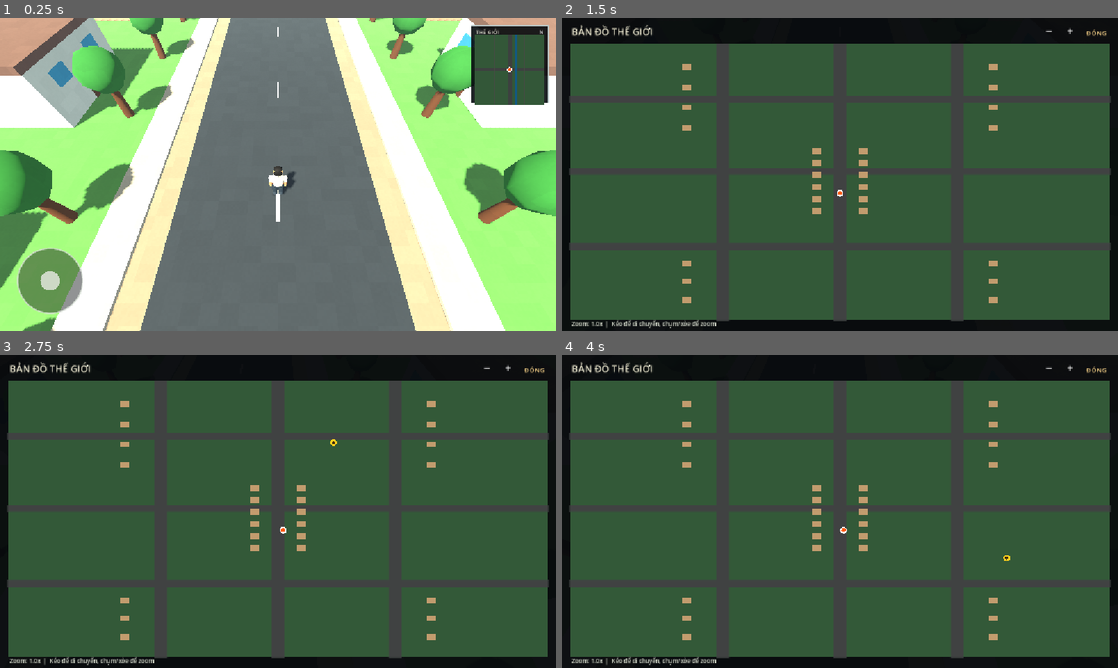
Above: before the commit, frames 1-4 (two rows, left to right).
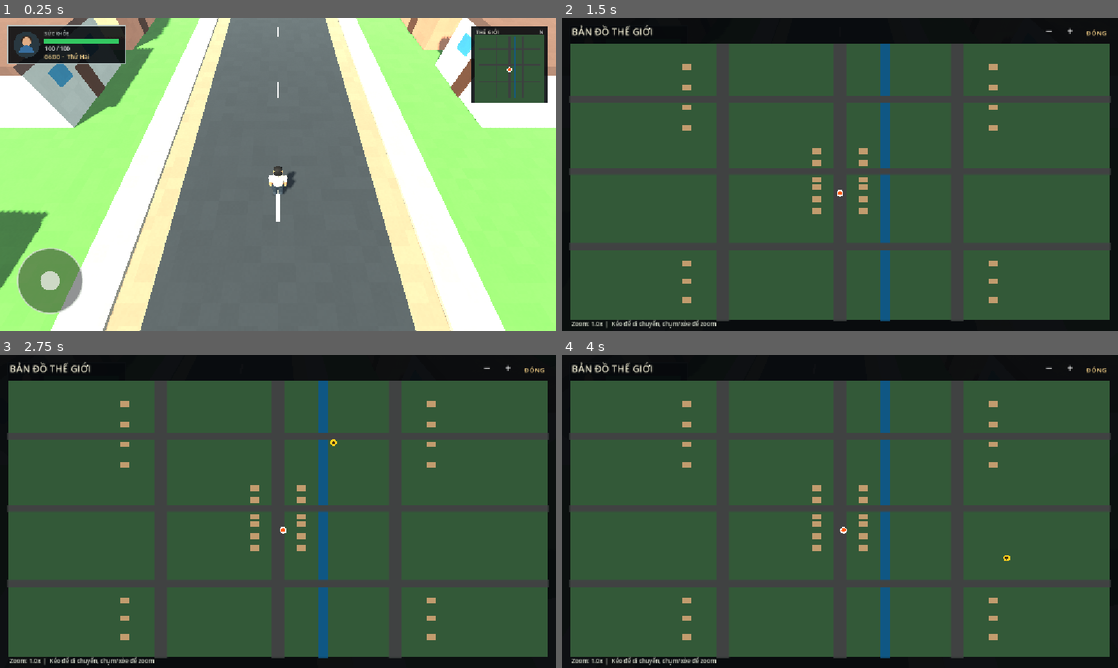
Above: after the commit, the same moments.

Repository: aohmn/GameDemo
Game: Godot game, scene res://scenes/boot/boot.tscn
Two runs of this game, one before a commit and one after it. Both use one fixed random seed, a clock stepped at 60 frames per second and the inputs below.
Inputs (mouse positions are in pixels of both pictures, inside the frame that each line leads up to):
- Up to frame 1 (0.25 s): no input
- Up to frame 2 (1.5 s): tap Enter at 0.5 s; drag from (1073, 64) to (895, 105) at 0.52 s; tap Space at 1.25 s; drag from (728, 190) to (812, 237) at 1.27 s
- Up to frame 3 (2.75 s): tap Enter at 2 s; move the mouse to (333, 442) at 2.02 s; hold Right (ui_right) from 2.03 s (still down); click (333, 442) at 2.17 s
- Up to frame 4 (4 s): release Right (ui_right) at 2.75 s; tap Space at 2.75 s; drag from (812, 574) to (673, 464) at 2.77 s; tap Enter at 3.5 s; move the mouse to (1006, 558) at 3.52 s; hold Left (ui_left) from 3.53 s (still down); click (1006, 558) at 3.67 s

The runs differ from the first frame. In frame 1, 13% of the frame differs, in the area x 0-100%, y 0-100%; in frame 2, 1.5%; in frame 3, 1.5%; in frame 4, 1.5%.

Commit message:
Fix minimap and add player HUD

Diff:
--- a/world/map/map_controller.gd
+++ b/world/map/map_controller.gd
@@ -290,6 +290,9 @@
 
 	for index in range(6):
 		var z_position := -34.0 + float(index) * 13.0
+		# Lùi căn nhà khỏi đường ngang tại z = -12.
+		if is_equal_approx(z_position, -8.0):
+			z_position = -3.0
 		var wall_color: Color = wall_colors[index % wall_colors.size()]
 
 		_build_house(
@@ -365,8 +368,12 @@
 func _build_trees() -> void:
 	for index in range(12):
 		var z_position := -35.0 + float(index) * 6.0
-		_build_tree(Vector3(-8.0, 0.0, z_position))
-		_build_tree(Vector3(8.0, 0.0, z_position))
+		# Không trồng cây trong hành lang đường ngang z = -12.
+		if absf(z_position + 12.0) <= 6.0:
+			continue
+		# Đặt cây ngoài vỉa hè và tách khỏi mặt đường chính.
+		_build_tree(Vector3(-19.0, 0.0, z_position))
+		_build_tree(Vector3(19.0, 0.0, z_position))
 
 
 # --------------------------------------------------
@@ -417,6 +424,9 @@
 	# Mang cay xanh o cac khu vuc chuyen tiep.
 	for index in range(12):
 		var z_position := -135.0 + float(index) * 24.0
+		# Tránh hành lang đường ngang phía bắc tại z = -90.
+		if absf(z_position + 90.0) <= 6.0:
+			continue
 		_build_tree(Vector3(-112.0, 0.0, z_position))
 		_build_tree(Vector3(112.0, 0.0, z_position))
 
--- a/world/map/minimap.gd
+++ b/world/map/minimap.gd
@@ -31,6 +31,7 @@
 
 func _ready() -> void:
 	mouse_filter = Control.MOUSE_FILTER_STOP
+	clip_contents = true
 	process_mode = Node.PROCESS_MODE_INHERIT
 
 	# Lưu layout minimap để khôi phục sau khi đóng bản đồ lớn.
@@ -313,34 +314,30 @@
 
 	draw_rect(map_rect, Color(0.20, 0.34, 0.22), true)
 
-	draw_line(
-		Vector2(center.x, map_rect.position.y),
-		Vector2(center.x, map_rect.end.y),
-		Color(0.24, 0.25, 0.25),
-		8.0
-	)
-
-	draw_line(
-		Vector2(map_rect.position.x, center.y),
-		Vector2(map_rect.end.x, center.y),
-		Color(0.24, 0.25, 0.25),
-		6.0
-	)
-
-	draw_line(
-		Vector2(center.x + 13.0, map_rect.position.y),
-		Vector2(center.x + 13.0, map_rect.end.y),
-		Color(0.07, 0.35, 0.52),
-		5.0
-	)
-
-	for offset in [-31.0, 31.0]:
-		draw_line(
-			Vector2(center.x + offset, map_rect.position.y),
-			Vector2(center.x + offset, map_rect.end.y),
-			Color(0.28, 0.29, 0.27),
+	# Vẽ đường theo tọa độ thế giới tương đối với Player, không dùng sơ đồ tĩnh.
+	for road_x in [-65.0, 0.0, 65.0]:
+		_draw_minimap_world_line(
+			Vector2(road_x, -WORLD_HALF_SIZE),
+			Vector2(road_x, WORLD_HALF_SIZE),
+			Color(0.24, 0.25, 0.25),
+			5.0 if is_equal_approx(road_x, 0.0) else 3.0
+		)
+
+	for road_z in [-90.0, -12.0, 70.0]:
+		_draw_minimap_world_line(
+			Vector2(-WORLD_HALF_SIZE, road_z),
+			Vector2(WORLD_HALF_SIZE, road_z),
+			Color(0.24, 0.25, 0.25),
 			3.0
 		)
+
+	# Kênh nước nằm ở x = 25 trong world map.
+	_draw_minimap_world_line(
+		Vector2(25.0, -WORLD_HALF_SIZE),
+		Vector2(25.0, WORLD_HALF_SIZE),
+		Color(0.07, 0.35, 0.52),
+		4.0
+	)
 
 	if is_instance_valid(player):
 		draw_circle(center, 5.0, Color.WHITE)
@@ -414,7 +411,7 @@
 	var scale_x := map_rect.size.x / (WORLD_HALF_SIZE * 2.0)
 	var scale_y := map_rect.size.y / (WORLD_HALF_SIZE * 2.0)
 
-	var canal_x := 175.0
+	var canal_x := 25.0
 	_draw_map_line(
 		map_rect,
 		scale_x,
@@ -449,6 +446,8 @@
 
 	for row in range(6):
 		var z_position := -34.0 + float(row) * 13.0
+		if is_equal_approx(z_position, -8.0):
+			z_position = -3.0
 		_draw_full_map_building(map_rect, scale_x, scale_y, -13.0, z_position)
 		_draw_full_map_building(map_rect, scale_x, scale_y, 13.0, z_position)
 
@@ -594,4 +593,19 @@
 		world_z - player.global_position.z
 	)
 
-	return center + relative * 0.45
+	return center + relative * 0.42
+
+
+func _draw_minimap_world_line(
+	start_world: Vector2,
+	end_world: Vector2,
+	color: Color,
+	line_width: float
+) -> void:
+	draw_line(
+		_world_to_minimap(start_world.x, start_world.y),
+		_world_to_minimap(end_world.x, end_world.y),
+		color,
+		line_width,
+		true
+	)
--- a/world/map/player_controller.gd
+++ b/world/map/player_controller.gd
@@ -1,5 +1,10 @@
 extends CharacterBody3D
 class_name Player3DController
+
+signal health_changed(current_health: float, maximum_health: float)
+
+@export_range(1.0, 1000.0, 1.0) var maximum_health: float = 100.0
+@export_range(0.0, 1000.0, 1.0) var current_health: float = 100.0
 
 @export var move_speed: float = 5.0
 @export var acceleration: float = 18.0
@@ -13,6 +18,9 @@
 
 
 func _ready() -> void:
+	maximum_health = maxf(1.0, maximum_health)
+	current_health = clampf(current_health, 0.0, maximum_health)
+	health_changed.emit(current_health, maximum_health)
 	# Camera không kế thừa góc xoay của nhân vật.
 	camera_pivot.top_level = true
 	camera_pivot.global_rotation = Vector3.ZERO
@@ -76,3 +84,18 @@
 
 	# Camera chỉ bám vị trí, không xoay theo nhân vật.
 	camera_pivot.global_position = global_position + CAMERA_FOLLOW_OFFSET
+
+
+## API sức khỏe tối thiểu của Player; UI chỉ đọc qua signal và thuộc tính.
+func apply_damage(amount: float) -> void:
+	if amount <= 0.0 or current_health <= 0.0:
+		return
+	current_health = maxf(0.0, current_health - amount)
+	health_changed.emit(current_health, maximum_health)
+
+
+func restore_health(amount: float) -> void:
+	if amount <= 0.0 or current_health >= maximum_health:
+		return
+	current_health = minf(maximum_health, current_health + amount)
+	health_changed.emit(current_health, maximum_health)
--- /dev/null
+++ b/world/map/player_hud.gd
@@ -0,0 +1,79 @@
+extends Control
+class_name PlayerHUD
+
+const PANEL_COLOR := Color(0.025, 0.04, 0.055, 0.88)
+const HEALTH_COLOR := Color(0.20, 0.78, 0.38)
+const HEALTH_LOW_COLOR := Color(0.88, 0.22, 0.16)
+
+var _player: CharacterBody3D
+var _clock_accumulator: float = 0.0
+var _health_ratio: float = 1.0
+var _health_text: String = "100 / 100"
+var _time_text: String = "06:00"
+var _day_text: String = "Thứ Hai"
+
+
+func _ready() -> void:
+	mouse_filter = Control.MOUSE_FILTER_IGNORE
+	_player = get_parent().get_parent().get_node_or_null("Player") as CharacterBody3D
+	if is_instance_valid(_player) and _player.has_signal("health_changed"):
+		_player.connect("health_changed", _on_health_changed)
+		_on_health_changed(
+			float(_player.get("current_health")),
+			float(_player.get("maximum_health"))
+		)
+	_update_clock()
+	queue_redraw()
+
+
+func _process(delta: float) -> void:
+	_clock_accumulator += delta
+	if _clock_accumulator >= 0.25:
+		_clock_accumulator = 0.0
+		_update_clock()
+		queue_redraw()
+
+
+func _on_health_changed(current_health: float, maximum_health: float) -> void:
+	var safe_maximum: float = maxf(1.0, maximum_health)
+	var safe_current: float = clampf(current_health, 0.0, safe_maximum)
+	_health_ratio = safe_current / safe_maximum
+	_health_text = "%d / %d" % [roundi(safe_current), roundi(safe_maximum)]
+	queue_redraw()
+
+
+func _update_clock() -> void:
+	if not is_instance_valid(GameClock):
+		return
+	_time_text = "%02d:%02d" % [GameClock.get_hour(), GameClock.get_minute()]
+	var weekday_names: Array[String] = [
+		"Thứ Hai", "Thứ Ba", "Thứ Tư", "Thứ Năm",
+		"Thứ Sáu", "Thứ Bảy", "Chủ Nhật"
+	]
+	_day_text = weekday_names[int(GameClock.get_weekday())]
+
+
+func _draw() -> void:
+	var panel_rect := Rect2(Vector2.ZERO, Vector2(244.0, 78.0))
+	draw_rect(panel_rect, PANEL_COLOR, true)
+	draw_rect(panel_rect, Color(0.72, 0.78, 0.78, 0.9), false, 1.2)
+
+	# Avatar hình học đơn giản, không dùng texture.
+	draw_circle(Vector2(39.0, 39.0), 27.0, Color(0.16, 0.22, 0.25))
+	draw_circle(Vector2(39.0, 32.0), 10.0, Color(0.88, 0.68, 0.52))
+	draw_colored_polygon(
+		PackedVector2Array([
+			Vector2(23.0, 57.0), Vector2(27.0, 45.0),
+			Vector2(39.0, 40.0), Vector2(51.0, 45.0), Vector2(55.0, 57.0)
+		]),
+		Color(0.22, 0.43, 0.62)
+	)
+	draw_arc(Vector2(39.0, 32.0), 10.0, PI, TAU, 16, Color(0.20, 0.14, 0.11), 3.0, true)
+
+	draw_string(ThemeDB.fallback_font, Vector2(76.0, 20.0), "SỨC KHỎE", HORIZONTAL_ALIGNMENT_LEFT, -1.0, 10, Color(0.78, 0.83, 0.82))
+	var bar_rect := Rect2(Vector2(76.0, 28.0), Vector2(154.0, 10.0))
+	draw_rect(bar_rect, Color(0.16, 0.19, 0.20), true)
+	var fill_color: Color = HEALTH_COLOR if _health_ratio > 0.3 else HEALTH_LOW_COLOR
+	draw_rect(Rect2(bar_rect.position, Vector2(bar_rect.size.x * _health_ratio, bar_rect.size.y)), fill_color, true)
+	draw_string(ThemeDB.fallback_font, Vector2(76.0, 52.0), _health_text, HORIZONTAL_ALIGNMENT_LEFT, -1.0, 12, Color.WHITE)
+	draw_string(ThemeDB.fallback_font, Vector2(76.0, 69.0), _time_text + "  ·  " + _day_text, HORIZONTAL_ALIGNMENT_LEFT, -1.0, 12, Color(1.0, 0.86, 0.58))
--- a/world/map/scenes/map_root.tscn
+++ b/world/map/scenes/map_root.tscn
@@ -1,9 +1,10 @@
-[gd_scene load_steps=6 format=3]
+[gd_scene load_steps=7 format=3]
 
 [ext_resource type="Script" path="res://world/map/map_controller.gd" id="1_map"]
 [ext_resource type="Script" path="res://world/map/player_controller.gd" id="2_player"]
 [ext_resource type="Script" path="res://world/map/virtual_joystick.gd" id="3_joystick"]
 [ext_resource type="Script" path="res://world/map/characters/player_visual.gd" id="4_visual"]
+[ext_resource type="Script" path="res://world/map/player_hud.gd" id="5_hud"]
 
 [sub_resource type="CapsuleShape3D" id="CapsuleShape_Player"]
 radius = 0.35
@@ -45,6 +46,14 @@
 [node name="HUD" type="CanvasLayer" parent="."]
 layer = 1
 
+[node name="PlayerHUD" type="Control" parent="HUD"]
+anchors_preset = 0
+offset_left = 16.0
+offset_top = 16.0
+offset_right = 260.0
+offset_bottom = 94.0
+script = ExtResource("5_hud")
+
 [node name="Joystick" type="Control" parent="HUD"]
 anchors_preset = 0
 anchor_top = 1.0
Not shown, added: world/map/player_hud.gd.uid
Not shown, changed: CHANGELOG.md
